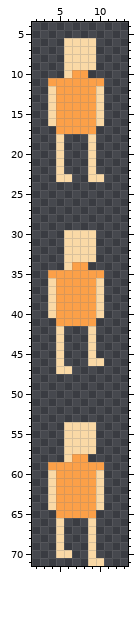
A sprite sheet gets an edit: resources/img/people/man/nude/white.png. The first picture shows the starting point.
The file is 24x72 pixels. Shown: x 2..13, y 4..71.
New version:
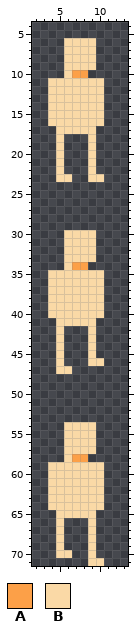
Palette (. is transparent): A #fca048  B #fad9a6
The edit:
y 11: x 4..10 AAAAAAA -> BBBBBBB
y 12..17: x 5..9 AAAAA -> BBBBB
y 35: x 4..10 AAAAAAA -> BBBBBBB
y 36..41: x 5..9 AAAAA -> BBBBB
y 59: x 4..10 AAAAAAA -> BBBBBBB
y 60..65: x 5..9 AAAAA -> BBBBB
Pixel boxes of the changes (left, top, right, bottom) in both pictures:
changed: (48, 78, 104, 134)
changed: (48, 270, 104, 326)
changed: (48, 462, 104, 518)
